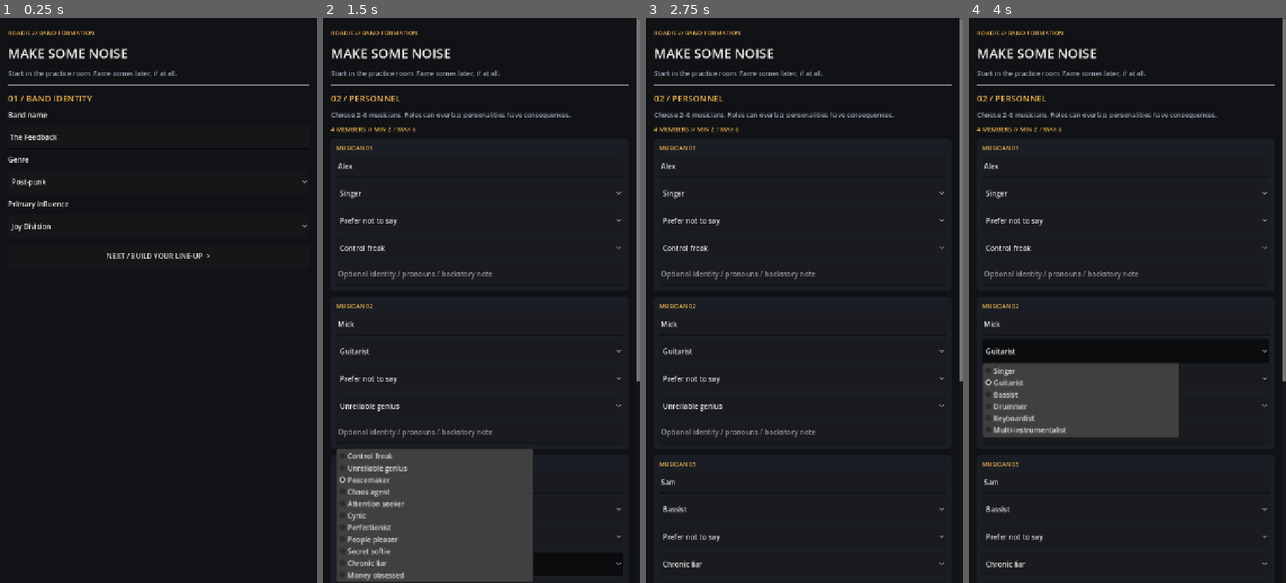
Above: before the commit, frames 1-4 (left to right).
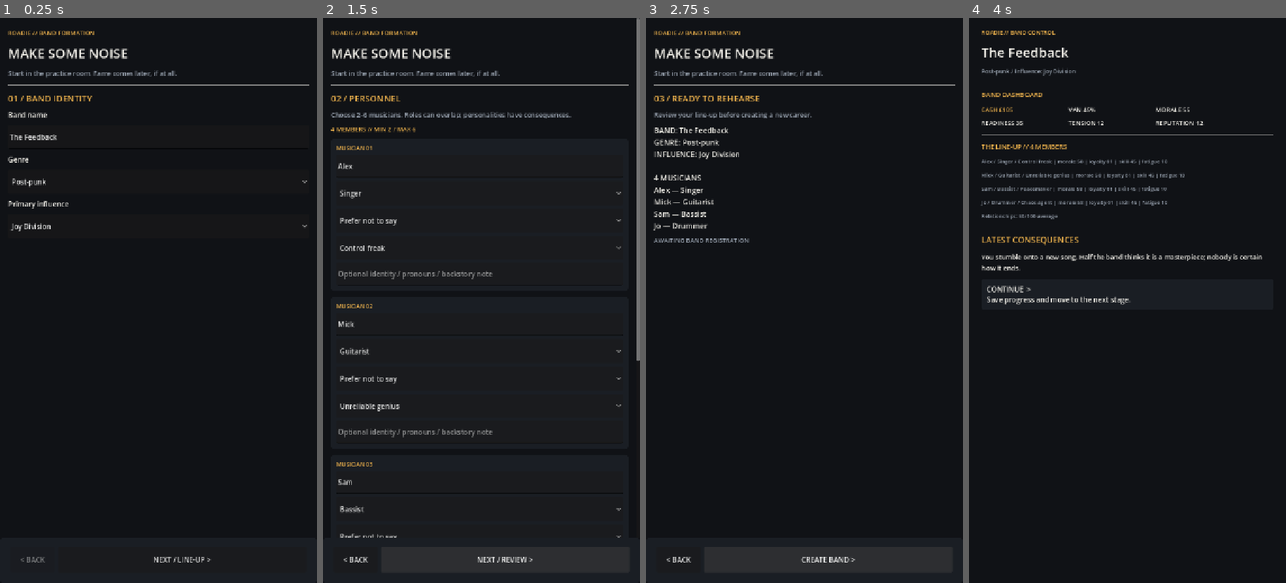
Above: after the commit, the same moments.

Repository: alimuir654-rgb/BandMaster
Game: Godot game, scene res://band_builder.tscn
Same seed, same stepped clock (60 frames per second), same inputs: the game is played once before the commit and once after it.
Inputs (mouse positions are in pixels of both pictures, inside the frame that each line leads up to):
- Up to frame 1 (0.25 s): no input
- Up to frame 2 (1.5 s): click (481, 255) at 0.5 s, where only the run before the commit has a clickable "NEXT / BUILD YOUR LINE-UP >"; click (506, 560) at 1.25 s, where only the run after the commit has a clickable "NEXT / LINE-UP >"
- Up to frame 3 (2.75 s): click (829, 560) at 2 s, where only the run after the commit has a clickable "NEXT / REVIEW >"
- Up to frame 4 (4 s): click (1152, 560) at 2.75 s, where only the run after the commit has a clickable "CREATE BAND >"; click (1127, 351) at 3.5 s, where only the run after the commit has a clickable "B // WRITE SOMETHING NEW Crea…"

The runs differ from the first frame. In frame 1, 0.4% of the frame differs, in the area x 6-67%, y 41-97%; in frame 2, 13%; in frame 3, 4.4%; in frame 4, 15%, in the area x 2-100%, y 0-98%.

Commit message:
fix: keep band builder Back and Next buttons visible outside scroll area

Diff:
--- a/Scripts/band_builder.gd
+++ b/Scripts/band_builder.gd
@@ -24,6 +24,8 @@
 var summary_label: Label
 var current_step := 0
 var form_scroll: ScrollContainer
+var nav_back: Button
+var nav_next: Button
 
 func _ready() -> void:
 	set_anchors_and_offsets_preset(Control.PRESET_FULL_RECT)
@@ -35,10 +37,15 @@
 	bg.set_anchors_and_offsets_preset(Control.PRESET_FULL_RECT)
 	bg.mouse_filter = Control.MOUSE_FILTER_IGNORE
 	add_child(bg)
+	var layout := VBoxContainer.new()
+	layout.set_anchors_and_offsets_preset(Control.PRESET_FULL_RECT)
+	layout.add_theme_constant_override("separation", 0)
+	add_child(layout)
 	form_scroll = ScrollContainer.new()
-	form_scroll.set_anchors_and_offsets_preset(Control.PRESET_FULL_RECT)
+	form_scroll.size_flags_vertical = Control.SIZE_EXPAND_FILL
+	form_scroll.size_flags_horizontal = Control.SIZE_EXPAND_FILL
 	form_scroll.horizontal_scroll_mode = ScrollContainer.SCROLL_MODE_DISABLED
-	add_child(form_scroll)
+	layout.add_child(form_scroll)
 	var margin := MarginContainer.new()
 	margin.add_theme_constant_override("margin_left", 18)
 	margin.add_theme_constant_override("margin_right", 18)
@@ -67,7 +74,6 @@
 	_label(identity_page, "Primary influence", 16, WHITE)
 	influence_field = _option(INFLUENCES)
 	identity_page.add_child(influence_field)
-	_button(identity_page, "NEXT / BUILD YOUR LINE-UP  >", func() -> void: _show_step(1))
 
 	var personnel_page := _make_step(page)
 	_label(personnel_page, "02 / PERSONNEL", 20, AMBER)
@@ -76,20 +82,42 @@
 	member_container = VBoxContainer.new()
 	member_container.add_theme_constant_override("separation", 14)
 	personnel_page.add_child(member_container)
-	_button(personnel_page, "+ ADD MUSICIAN", _add_member)
-	_button(personnel_page, "- REMOVE LAST", _remove_member)
+	var member_actions := HBoxContainer.new()
+	member_actions.add_theme_constant_override("separation", 8)
+	personnel_page.add_child(member_actions)
+	_button(member_actions, "+ ADD", _add_member)
+	_button(member_actions, "- REMOVE", _remove_member)
 	for i in range(4):
 		_add_member()
-	_button(personnel_page, "<  BACK TO IDENTITY", func() -> void: _show_step(0))
-	_button(personnel_page, "NEXT / REVIEW BAND  >", func() -> void: _show_step(2))
 
 	var review_page := _make_step(page)
 	_label(review_page, "03 / READY TO REHEARSE", 20, AMBER)
 	_label(review_page, "Review your line-up before creating a new career.", 15, MUTED)
 	summary_label = _label(review_page, "", 17, WHITE)
-	_button(review_page, "<  EDIT MUSICIANS", func() -> void: _show_step(1))
-	_button(review_page, "CREATE BAND / START REHEARSALS  >", _create_band)
 	status_label = _label(review_page, "AWAITING BAND REGISTRATION", 14, MUTED)
+
+	var footer := PanelContainer.new()
+	footer.add_theme_stylebox_override("panel", _panel_style())
+	layout.add_child(footer)
+	var footer_margin := MarginContainer.new()
+	footer_margin.add_theme_constant_override("margin_left", 12)
+	footer_margin.add_theme_constant_override("margin_right", 12)
+	footer_margin.add_theme_constant_override("margin_top", 8)
+	footer_margin.add_theme_constant_override("margin_bottom", 12)
+	footer.add_child(footer_margin)
+	var navigation := HBoxContainer.new()
+	navigation.add_theme_constant_override("separation", 8)
+	footer_margin.add_child(navigation)
+	nav_back = Button.new()
+	nav_back.text = "< BACK"
+	nav_back.custom_minimum_size = Vector2(100, 58)
+	nav_back.pressed.connect(func() -> void: _show_step(current_step - 1))
+	navigation.add_child(nav_back)
+	nav_next = Button.new()
+	nav_next.custom_minimum_size.y = 58
+	nav_next.size_flags_horizontal = Control.SIZE_EXPAND_FILL
+	nav_next.pressed.connect(_advance_step)
+	navigation.add_child(nav_next)
 	_show_step(0)
 
 
@@ -114,7 +142,19 @@
 			name_field.text.strip_edges(), _selected(genre_field),
 			_selected(influence_field), member_rows.size(), "\n".join(names)
 		]
+	nav_back.disabled = current_step == 0
+	match current_step:
+		0: nav_next.text = "NEXT / LINE-UP >"
+		1: nav_next.text = "NEXT / REVIEW >"
+		2: nav_next.text = "CREATE BAND >"
 	form_scroll.scroll_vertical = 0
+
+
+func _advance_step() -> void:
+	if current_step < 2:
+		_show_step(current_step + 1)
+	else:
+		_create_band()
 
 
 func _add_member() -> void:
